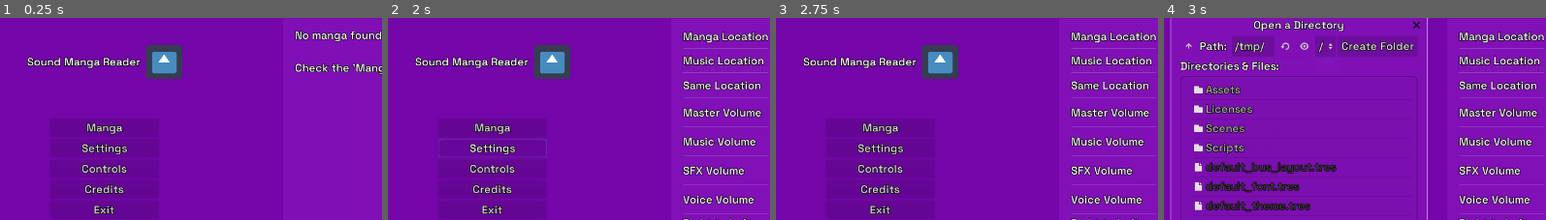
Above: before the commit, frames 1-4 (left to right).
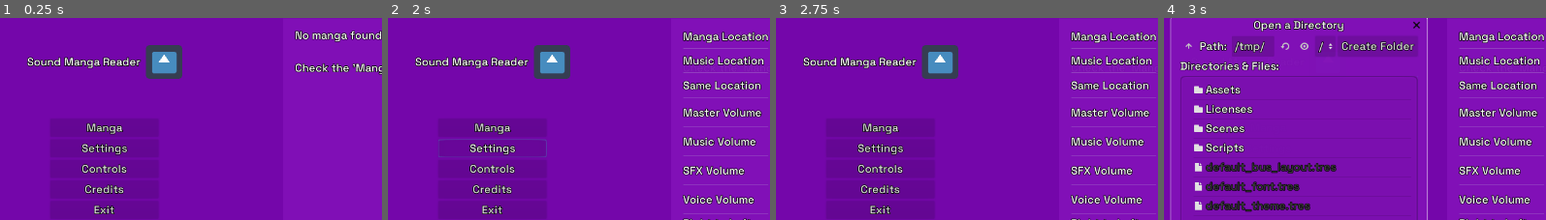
Above: after the commit, the same moments.

Repository: MrPoblin/Sound-Manga-Reader-Godot
Game: Godot game, scene res://Scenes/UI/Main.tscn
The game is run twice, just before and just after one commit, with the same random seed, the same clock (stepped at 60 frames per second) and the same inputs. The engine's default icon, where the game draws it, is replaced by a stand-in: a white triangle on a blue panel in a dark square.
Inputs (mouse positions are % of the whole screen's width and height, from its top left):
- Up to frame 1 (0.25 s): no input
- Up to frame 2 (2 s): click "Manga" at 0.5 s; click "Settings" at 1.25 s
- Up to frame 3 (2.75 s): click (53, 19) at 2 s
- Up to frame 4 (3 s): click "Manga Location" at 2.75 s
The pictures show only the part of the screen within x 0-50%, y 2-52%; the shares and areas given below are measured in that part.

Frames 1-3 are identical in both runs. In frame 4, 0.7% of the frame differs, in the area x 10-24%, y 33-67%.

Commit message:
White font in folder selection

Diff:
--- a/default_theme.tres
+++ b/default_theme.tres
@@ -396,6 +396,7 @@
 TabContainer/styles/tab_bg = SubResource( 58 )
 TabContainer/styles/tab_fg = SubResource( 75 )
 TooltipLabel/colors/font_color = Color( 1, 1, 1, 1 )
+Tree/colors/font_color = Color( 1, 1, 1, 1 )
 Tree/styles/bg = SubResource( 93 )
 WindowDialog/colors/title_color = Color( 1, 1, 1, 1 )
 WindowDialog/styles/panel = SubResource( 84 )
